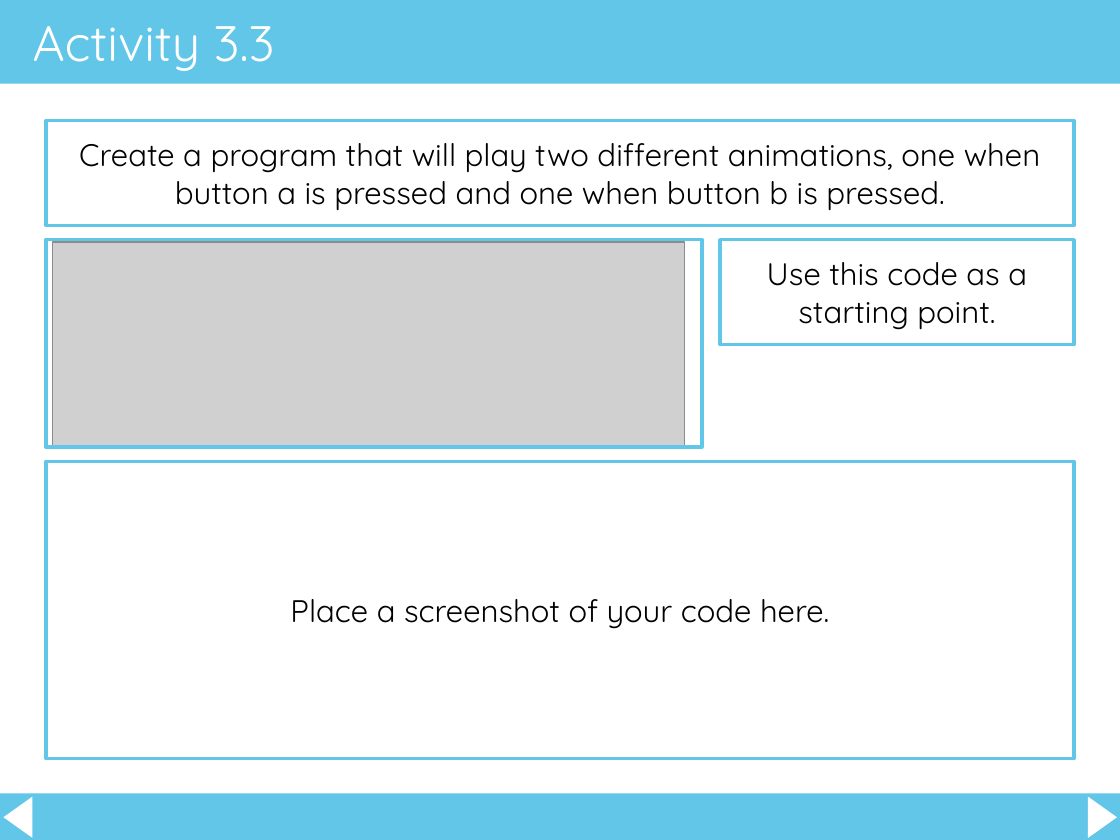
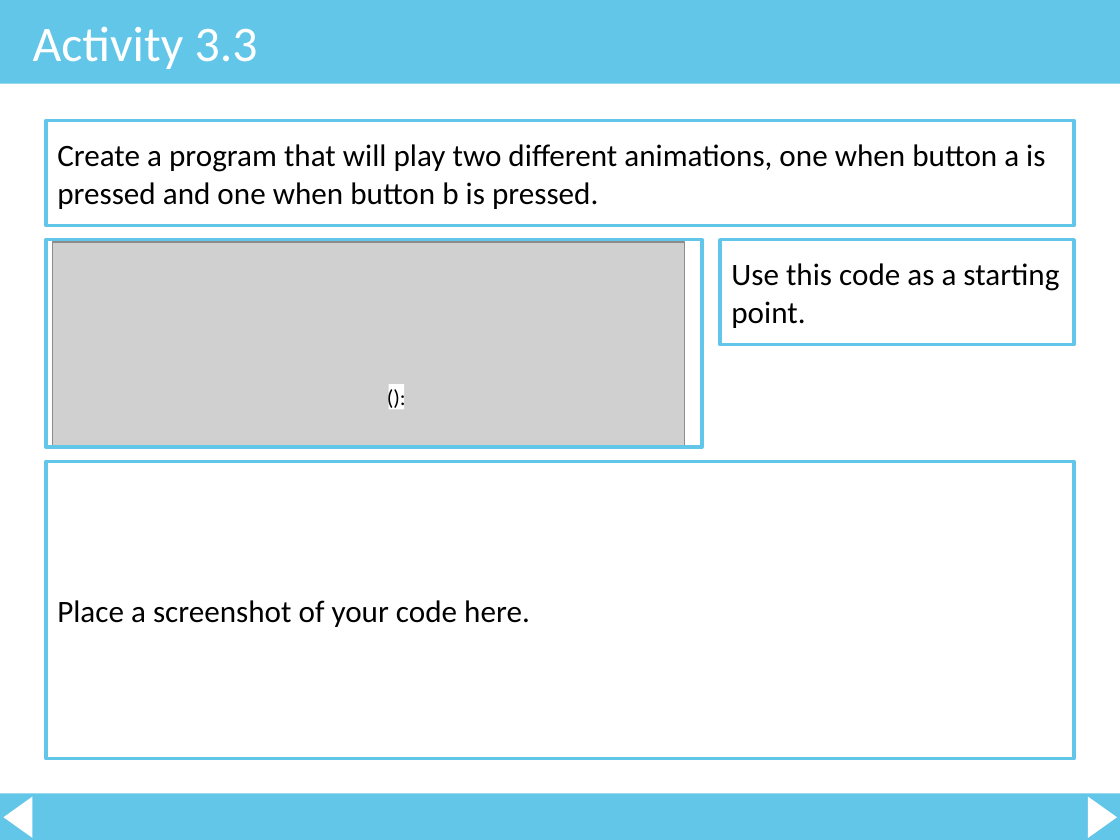
Before and after one commit to tmcdigitech/9a, a slide deck: slide 7 of static/files/microbit/03-Iteration-and-Selection.pptx. Drawn at 1120x840 pixels with LibreOffice and Linux fonts; fonts in the diff are those of the drawing; grey boxes stand for pictures. Boxes give left, top, right and bottom in pixels: in the first picture for what was removed or moved away, otherwise in the second. Text is boxed around its words. In the diff, an @@ line names an element or a change of style, - is before the commit and + after.

```diff
--- a/static/files/microbit/03-Iteration-and-Selection.pptx
+++ b/static/files/microbit/03-Iteration-and-Selection.pptx
@@ title "Activity 3.3" at box(33, 26, 258, 69): font Quicksand to Calibri @@
@@ font Quicksand to Calibri; alignment centre to left in 3 elements at box(46, 121, 1074, 226), box(46, 461, 1074, 758), box(720, 240, 1074, 345) @@
@@ text added at box(376, 377, 447, 416), 14 pt, text #000000 @@
+():
@@ rectangle added at box(389, 384, 404, 409), fill #FFFFFF @@
```
Also in this commit, not shown: 8 other slides changed, 6 other files.
